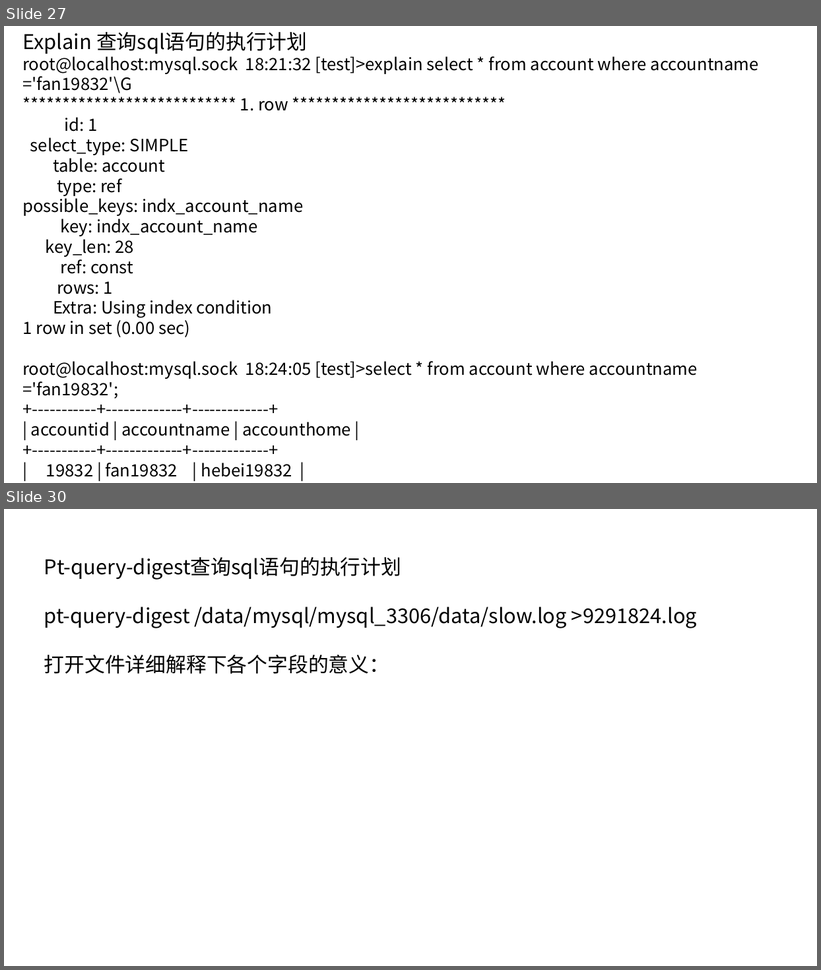
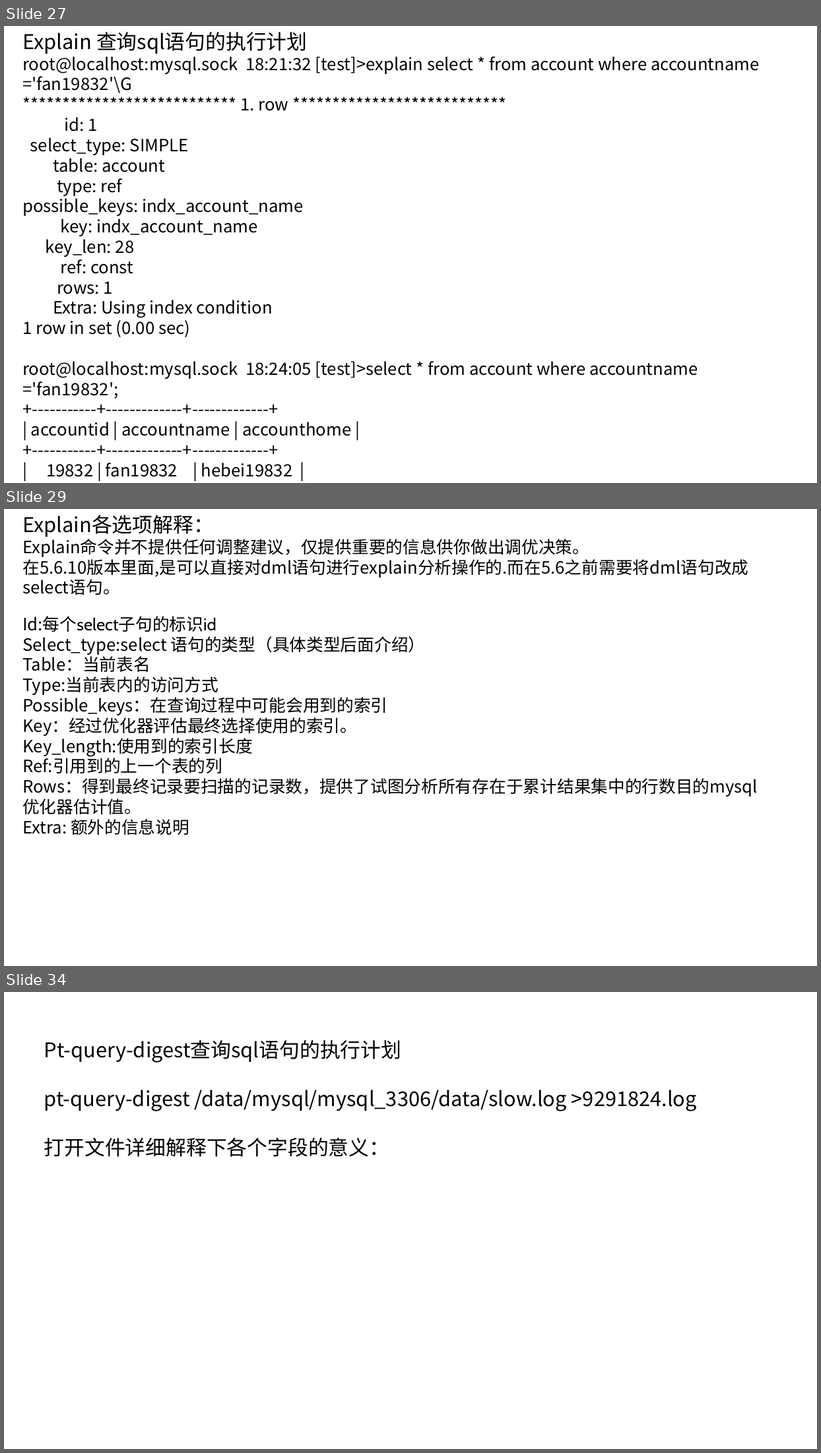
Before and after one commit to ronghuaihai/sharefiles, a slide deck: 数据库演示.pptx. Shown one above the other, each under a label of ours: slides 27 and 30 before the commit, slides 27, 29 and 34 after it; the slides between them are not shown. The pictures are 821x970 and 821x1453 pixels, drawn with LibreOffice and Linux fonts; fonts in the diff are those of the drawing; background and template pictures are left out. Boxes give left, top, right and bottom in pixels: in the first picture for what was removed or moved away, otherwise in the second. Text is boxed around its words. In the diff, an @@ line names an element or a change of style, - is before the commit and + after.

```diff
--- a/数据库演示.pptx
+++ b/数据库演示.pptx
@@ slide 29 added at (4,509,817,966), background picture (left out) @@
@@ text added at (22,515,758,835), 20 pt, text #000000 @@
+Explain各选项解释：
+Explain命令并不提供任何调整建议，仅提供重要的信息供你做出调优决策。
+在5.6.10版本里面,是可以直接对dml语句进行explain分析操作的.而在5.6之前需要将dml语句改成select语句。
+Id:每个select子句的标识id
+Select_type:select 语句的类型（具体类型后面介绍）
+Table：当前表名
+Type:当前表内的访问方式
+Possible_keys：在查询过程中可能会用到的索引
+Key：经过优化器评估最终选择使用的索引。
+Key_length:使用到的索引长度
+Ref:引用到的上一个表的列
+Rows：得到最终记录要扫描的记录数，提供了试图分析所有存在于累计结果集中的行数目的mysql优化器估计值。
+Extra: 额外的信息说明
@@ what was slide 30 is now slide 34 @@
```
Also in this commit, not shown: 4 slides changed, 3 other slides added.
